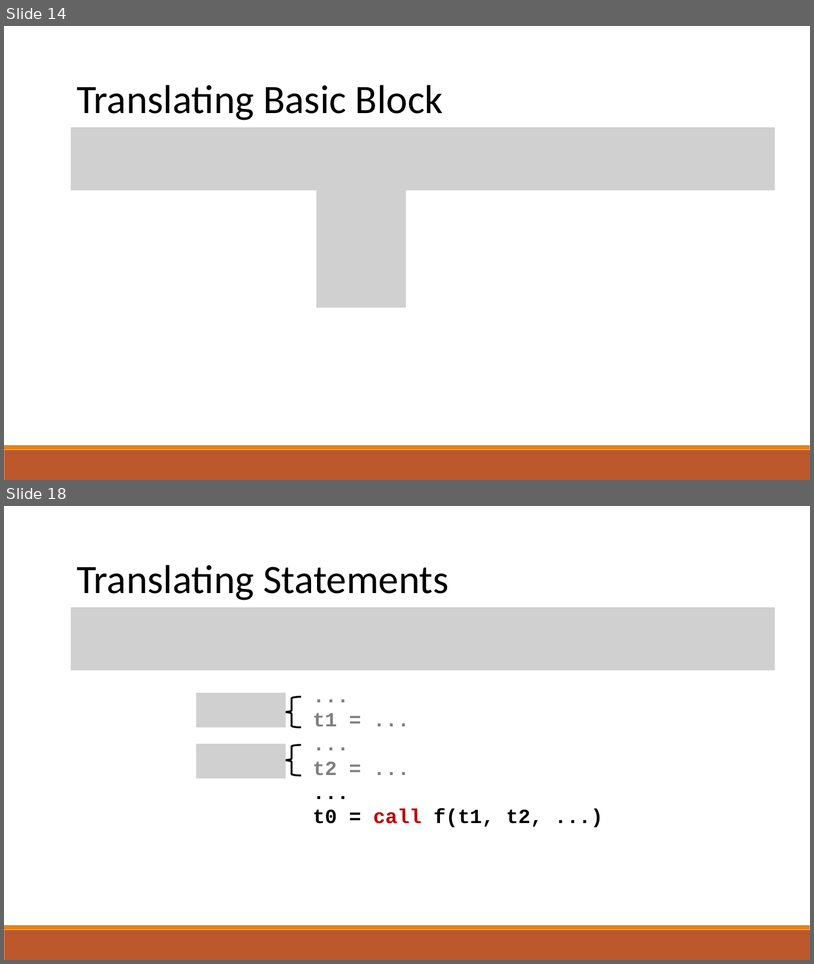
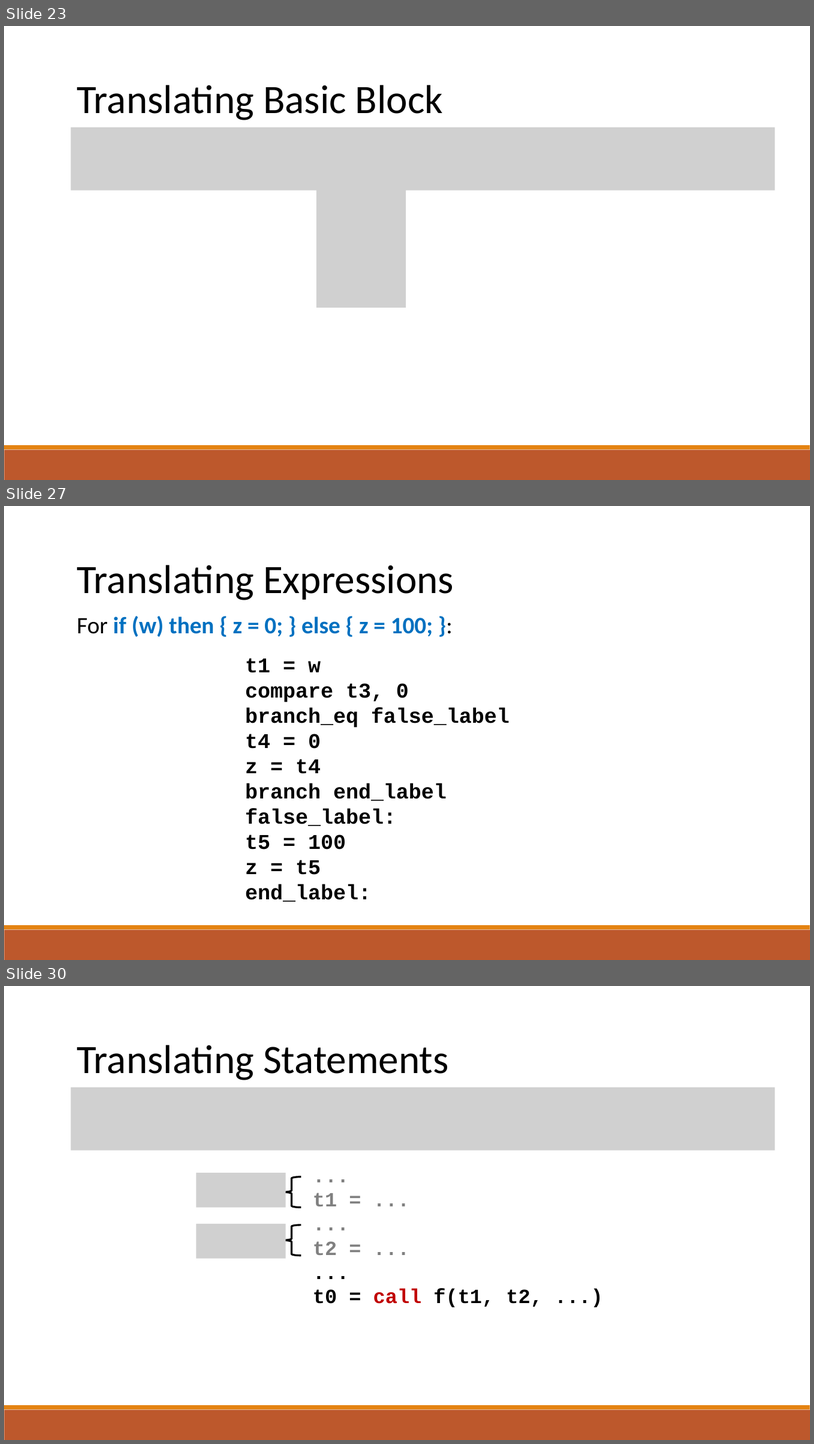
Before and after one commit to raghadzeidan/COMPILATION_TAU_FOR_STUDENTS, a slide deck: new_slides/IR.pptx. Shown one above the other, each under a label of ours: slides 14 and 18 before the commit, slides 23, 27 and 30 after it; the slides between them are not shown. The pictures are 814x964 and 814x1444 pixels, drawn with LibreOffice and Linux fonts; fonts in the diff are those of the drawing; grey boxes stand for pictures. Boxes give left, top, right and bottom in pixels: in the first picture for what was removed or moved away, otherwise in the second. Text is boxed around its words. In the diff, an @@ line names an element or a change of style, - is before the commit and + after.

```diff
--- a/new_slides/IR.pptx
+++ b/new_slides/IR.pptx
@@ slide 27 added at bbox=[4, 506, 810, 960], background #FFFFFF; not listed: 2 template elements that a slide beside it also shows @@
@@ text added at bbox=[77, 565, 454, 600], 48 pt, text #000000 @@
+Translating Expressions
@@ text added at bbox=[77, 616, 433, 637], 28 pt, text #0070C0, bold @@
+For if (w) then { z = 0; } else { z = 100; }:
@@ text added at bbox=[245, 658, 510, 901], 25 pt, text #000000, bold @@
+t1 = w
+compare t3, 0
+branch_eq false_label
+t4 = 0
+z = t4
+branch end_label
+false_label:
+t5 = 100
+z = t5
+end_label:
@@ what was slide 14 is now slide 23 @@
@@ what was slide 18 is now slide 30 @@
```
Also in this commit, not shown: 14 slides changed, 16 other slides added, 1 other file.
